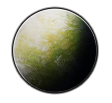
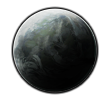
The second 112 x 103 image is a revision of the first. Changes to its layers:
added layer "Layer 17" (overlay) in group "Plant" over [13, 9, 97, 92]
hid "Layer 16" over [13, 9, 97, 93]
